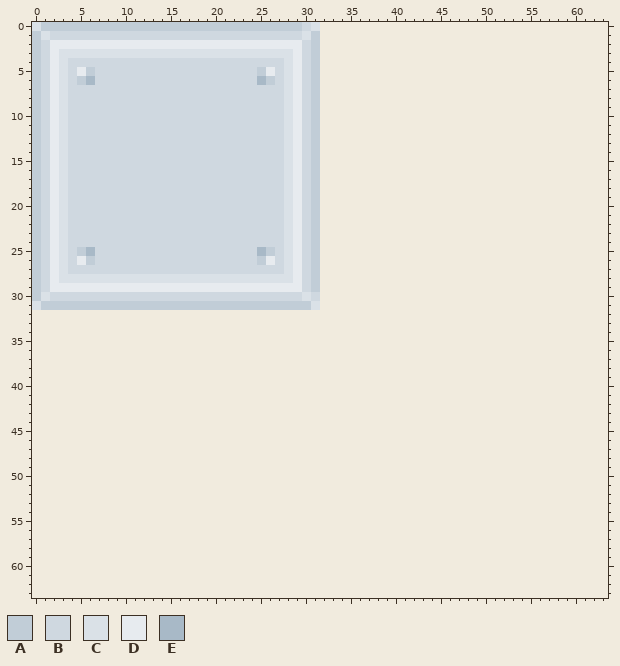
File history of a pixel-art sprite, assets/images/floor.png. Above, as it was before the edit.
The file is 32x32 pixels. Colours within 5 levels of each other are drawn and written as one. The old version is drawn lined up with the new one, on the new canvas.
Palette (. is transparent): A #c1cdd7  B #cfd8e0  C #dae1e7  D #e7ebef  E #a8b9c7
Pixels before (only the part around the change), first column x 0:
 0 CAAAAAAAAAAAAAAAAAAAAAAAAAAAAABC................................
 1 ACBBBBBBBBBBBBBBBBBBBBBBBBBBBBCA................................
 2 ABDDDDDDDDDDDDDDDDDDDDDDDDDDDDBA................................
 3 ABDCCCCCCCCCCCCCCCCCCCCCCCCCCDBA................................
 4 ABDCBBBBBBBBBBBBBBBBBBBBBBBBCDBA................................
 5 ABDCBDABBBBBBBBBBBBBBBBBBADBCDBA................................
 6 ABDCBAEBBBBBBBBBBBBBBBBBBEABCDBA................................
 7 ABDCBBBBBBBBBBBBBBBBBBBBBBBBCDBA................................
 8 ABDCBBBBBBBBBBBBBBBBBBBBBBBBCDBA................................
 9 ABDCBBBBBBBBBBBBBBBBBBBBBBBBCDBA................................
10 ABDCBBBBBBBBBBBBBBBBBBBBBBBBCDBA................................
11 ABDCBBBBBBBBBBBBBBBBBBBBBBBBCDBA................................
12 ABDCBBBBBBBBBBBBBBBBBBBBBBBBCDBA................................
13 ABDCBBBBBBBBBBBBBBBBBBBBBBBBCDBA................................
14 ABDCBBBBBBBBBBBBBBBBBBBBBBBBCDBA................................
15 ABDCBBBBBBBBBBBBBBBBBBBBBBBBCDBA................................
16 ABDCBBBBBBBBBBBBBBBBBBBBBBBBCDBA................................
17 ABDCBBBBBBBBBBBBBBBBBBBBBBBBCDBA................................
18 ABDCBBBBBBBBBBBBBBBBBBBBBBBBCDBA................................
19 ABDCBBBBBBBBBBBBBBBBBBBBBBBBCDBA................................
20 ABDCBBBBBBBBBBBBBBBBBBBBBBBBCDBA................................
21 ABDCBBBBBBBBBBBBBBBBBBBBBBBBCDBA................................
22 ABDCBBBBBBBBBBBBBBBBBBBBBBBBCDBA................................
23 ABDCBBBBBBBBBBBBBBBBBBBBBBBBCDBA................................
24 ABDCBBBBBBBBBBBBBBBBBBBBBBBBCDBA................................
25 ABDCBAEBBBBBBBBBBBBBBBBBBEABCDBA................................
26 ABDCBDABBBBBBBBBBBBBBBBBBADBCDBA................................
27 ABDCBBBBBBBBBBBBBBBBBBBBBBBBCDBA................................
28 ABDCCCCCCCCCCCCCCCCCCCCCCCCCCDBA................................
29 ABDDDDDDDDDDDDDDDDDDDDDDDDDDDDBA................................
30 ACBBBBBBBBBBBBBBBBBBBBBBBBBBBBCB................................
31 CAAAAAAAAAAAAAAAAAAAAAAAAAAAAAAC................................
32 ................................................................
33 ................................................................
34 ................................................................
35 ................................................................
36 ................................................................
37 ................................................................
38 ................................................................
39 ................................................................
40 ................................................................
41 ................................................................
42 ................................................................
43 ................................................................
44 ................................................................
45 ................................................................
46 ................................................................
47 ................................................................
48 ................................................................
49 ................................................................
50 ................................................................
51 ................................................................
52 ................................................................
53 ................................................................
54 ................................................................
55 ................................................................
56 ................................................................
57 ................................................................
58 ................................................................
59 ................................................................
60 ................................................................
61 ................................................................
62 ................................................................
63 ................................................................
The result:
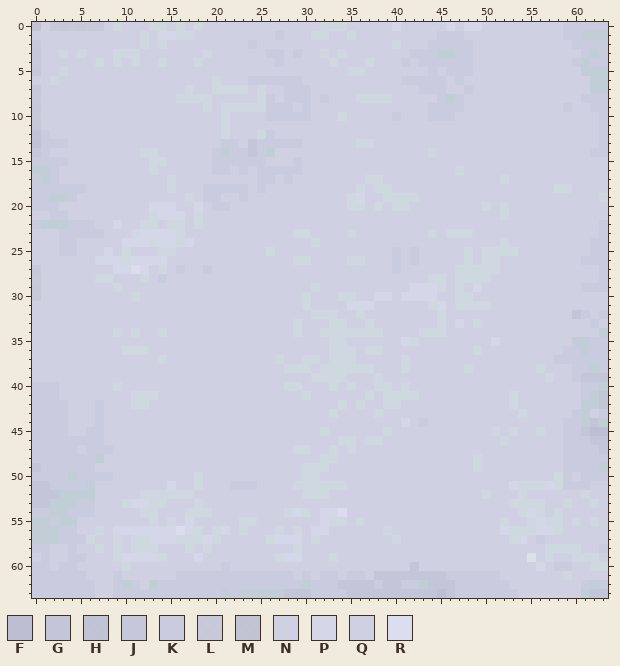
Colours new in this view: F #bcbed3  G #c3c6d9  H #c8caddf2  J #c9cadef9  K #c9cbde  L #ced0e1f3  M #cfd1e1e7  N #cfd1e2  P #d4d7e7  Q #d5d8e9f3  R #dbdced
Changes in this commit:
canvas 32x32 -> 64x64
Changed rows in their new state; - is an unchanged pixel.
first column x 0:
 0 MNLLLLLLNBNNNBBNBNBNNNNNNNNNNNNNBBBNNNNNPNNNNNPNPPNNNNNNNNNKKKKK
 1 NNNNNNNNNNNN-NPP--NNNNNNNNNKNNNBBNNBNNNNNNNNNKKKNNNNNNNNNNNKKAAA
 2 LNNNNNNNNNNNBNBNNNNNNNNNKNNNNNNNNNNNNNNNBNNNKKKKKNNNNNNNNNNNKKKK
 3 LNNBNBNNNBBBNNNNNNNBNNNNNNKKNKNNBNBNNNNNNNKKKAAKKNNNNNNNNNNNNKAK
 4 LNNNNNN-N-N-NN-NNN-NNNNNNNNKNNNNNBNNNBNNNKNKKKKKKNNNNNNNNNNNKAKK
 5 LNNBNNNNNNNNNNNNNNNNNNNNNNNNNNNNNNNBBNNNNNNNKNKKKNNNNNNNNNNNNAAA
 6 QNBNNNNNNNNNNNNNNNNN-NNNKKKKKKNNNNNNNNNNNKKKKKNKNNNNNNNNNNNNNNAA
 7 LNNNNNNNNNNNNNNNN-NN----N-NNKKKNNNNNNNNNNNNKKKNNKNNNNNNNNNNNNNAA
 8 LNNNNNNNNNNNNNNN----NNNNN-KNKKKNKNNNBBBBNNNNNKAKNNNNNNNNNNNNNKKK
 9 LNNNNNNNNNNNNNNNNNN-N-----KKKNKNNNNNNNNNNNNNKKKKNNNNNNNNNNNKNNKK
10 LNNNNNNNNNNNNNNNNNNNN-NNNNKKKKKNNNBNNNNNKNNNKKKNNNNNNNNNNNNNNNNK
11 LNNNNNNNNNNNNNNNNNNNN-NNNNNNNNNNNNNNNNNNNNNNNNNNNNNNNNNNNNNNNNNK
12 HKNNNNNNNNNNNNNNNNNNN-NNN-KNNNNNNNNNNNNNNNNNNNNNNNNNNNNNNNNNNNNK
13 HKKKNNNNNNNNNNNNNNNNNKKNGKKKKKNNNNNNBBNNNNNNNNNNNNNNNNNNNNNNNNNK
14 JKNNNNNNNNNN--NNNNNNKAKKGKANNNNNNNNNNNNNNNNNBNNNNNNNNNNNNNNNNNKK
15 KKKKNNNNNNNNN--NNNNNKKKKKKNNNKNNNNNNNNNNNNNNNNNNNNNNNNNNNNNNNNNN
16 -AKNNNNNNNNNN-NNNNNNKKNKNKKKKKNNNNNNNNNNNNNNNNNBNNNNNNNNNNNNNNNN
17 KAKNNNNNNNNNNNN-NNNNNNNNNKKNKNNNNNNNNBBNNNNNNNNNNNNNBNNNNNNNNNNN
18 KKKKKKNNNNNNNNN-NNNKKKKKNKNNNNNNNNNNBNBBNNNNNNNNNNNNNNNNNNBBNNNN
19 KKAAKNNNNNNNNNNNN-NKKNNKNNNNNNNNNNNBPNNBBBBNNNNNNNNNNNNNNNNNNNNB
20 KKKNNNNNNNNNNPPPNNPNKKNNNNNNNNNNNNNBBNBNBBNNNNNNNNBNBNNNNNNNNNNN
21 NNKKNNNNNNNNN-PPPN-NNNNNNNNNNNNNNNNNNNNNNNNNNNNNNNNNBNNNNNNNNNNN
22 KAAAKKKNNPNN--N--N-NNNNNNNNNNNNNNNNNNNNNNNNNNNNNNNNNNNNNNNNNNNNK
23 NNNKKKKKNNN-PPPP-NNNNNNNNNNNNB-NNNNBNNNNNNNNBNBBBNNNNNNNNNNNNNNK
24 NNNKKNNNNNPPP-PP-PNNNNNNNNNNNNNBNNNNNNNNNNNNNNNNNNNNBNNNNNNNNNKK
25 NNNKKNNNPN-NNN--NNNNNNNNNNBNNNNNNNNNNNNNKNKNNNNNBNBBBBNNNNNNNNKK
26 NNNNNNNPPP-PPPPNNNNNNNNNNNNNNB-NNNNBBNNNKNKNNNNNBNBBNNNNNNNNNKKK
27 LNNNNNNNNPPRPN-NKNNKNNNNNNNNNNNNNNNNNNNNKNNNNNNBBBBBNNNNNNNNNNNK
28 LNNNNNNBBNNNBNKNNNNNNNNNNNNNNNNNNNNNNNNNNNNNBBNBBBBNNNNNNNNNNNNK
29 LNNNNNNNNBNNNNNNNNNNNNNNNNNNNNNBNNNNNNNNNNPPPBNBNPNNNNNNNNNNNKKK
30 LNNNNNNNNNN-NNNNNNNNNNNNNNNNNNBNNNBBNNPPNPPPPNNBBNNNNNNNNNNNNNNN
31 NNNNNNNNNNNNNNNNNNNNNNNNNNNNNNBNNNNPPPNNNNNNBPNBBBBNNNNNNNNNNNNN
32 NNNNNNNNNNNNNNNNNNNNNNNNNNNNNNNBBBNNBNNNNNNNNBNNNNNNNNNNNNNNGKNK
33 NNNNNNNNNNNNNNNNNNNNNNNNNNNNNBNNNBBNNBNNNNNNNBNPNBNNNNNNNNNNNNKN
34 NNNNNNNNNBNBNNBNNNNNNNNNNNNNNBNNBBBBBBBNNNNBBBNNNNNNNNNNNNNNNNNA
35 NNNNNNNNNNNNNNNNNNNNNNNNNNNNNNNNNBBNNNNNNPBNNNNNNNNPNNNNNNNNAAKK
36 NNNNNNNNNNBBBNNNNNNNNNNNNNNNNNNNNBBBNBBNNNNNNNNNNBNNNNNNNNNKKAKK
37 NNNNNNNNNNNNNNBNNNNNNNNNNNNBNNBBNBBBNNNNNBNNNNNNNNNNNNNNNNKKKKKK
38 NNNNNNNNNNNNNNNNNNNNNNNNNNNNBBBNBBBBBBNNNBNNNNNNBNNNNNNNBNNNKKAK
39 NNNNNNNNNNNNNNNNNNNNNNNNNNNNNNNBBBBNNNBNNNNNNNNNNNNNNNNNNBNNKGGG
40 KKKNNNNNNBNNNNNNNNNNNNNNNNNNBBNNNBNBNNBBNBNNNNNNNNNNNNNNNNNNNKKA
41 KKKNNNNNNNNBBBNNNNNNNNNNNNNNNNBNNNNNNBNBBBBNNNNNNNNNNBNNNNNNNKAG
42 KKKKNNNKNNNBBNNNNNNNNNNNNNNNNNNNNNBNBNNBBNNNNNNNNNNNNBNNNNNNNAAG
43 KKKKNNNKNNNNNNNNNNNNNNNNNNNNNNNNNBNNNNBNNNNNNNNNNNNNNNBNNNNNKANK
44 KKKKNNNKNNNNNNNNNNNNNNNNNNNNNNNNNNNNNNNNNPNKNNNNNNNNNNNNNNNKKAGA
45 KKKKNNKKNNNNNNNNNNNNNNNNNNNNNNNNBNNNNNNBNNNNNNNNNNNBNBNNBNNKKGFF
46 KKKKKKKKNNNNNNNNNNNNNNNNNNNNNNNNNNBBNBBNNNNNNNNNNNNNBNNNNNNKKKGG
47 KKKKKNKKKNNNNNNNNNNNNNNNNNNNNBBNNBNBNNNNNNNNNNNNNNNNNNNNNNNKKKKG
48 KKKKKKKANNNNNNNNNNNNNNNNNNNNNNNNBBNNNNNNNNNNNNNNNBNNNNNNNNNKKKKK
49 GKKKKKKNNNNNNNNNNNNNNNNNNNNNNNBBBNNNNNNNNNNNNNNNNBNNNNNNNNNKKKKA
50 KKKKAKKKKNNNNNNNNNBNNNNNNNNNNNBBNNNNNNNNNNNNNNNNNNNNNNNNNNBKNKKK
51 GGKKKKANNNNNNNNPNNBNNNKKKNNNNBBBBBBNNNNNNNNNNNNNNNNNNPBBBPBKKKNN
52 GGGAAAANNNNNBBBBBBNNNNNNNNNNNNBBBNNNNNNNNNNNNNNNNNBNNNBNNNNNNBNN
53 GGAAAKKNNNBPPBBNNNBNNNNNNNNNNNNNNNNNNNNNNNNNNNNNNNNNNBBBBNNBNNBN
54 KKAAKKKNNNNNBBNNNBBBNNNNNNNNBPBNPPRNNNNNNNNNNNNNNNNNNNBPBNBNNNNN
55 AAKAANNNNNNNNBNBNPNNNNNBBNNNNNNNPBBNBNNNNNNNNNNNNNNNBNNBPBBNBNBN
56 AAAKKNNBNPPPPPPPRPBNBPNBNNNBNBNPPNNNNNNBNNNNNNNNNNNNPBBBPPBNNNNN
57 AAAKKKBNNBNBBPPPBBBPBNNNNNBPPPNBNNNNNNNNBNNNNNNNNNNNNBPNKNNNNNNN
58 KKNNKNNBNBNBBBNNNBNBNNNNNNNNNBNNNNNNNNNNNNNNNNNNNNNNNNNNNBBBBNNK
59 NKNNKKNNNBPPPPBNNNPNNNNNNNNBPPNNNBNNNNNNNNNNNNNNNNNNNNNCNBNNBBBN
60 KKNKKNNNNNBNNNNNNNNNNKNNNNNNNNNNNNNNNNNNNNGNNNNNNNNNNNNNPNKKNNBB
61 KKKKKKNNNKNNNNNNKKKKKKKKKKKKKNKNKKNKKNGGGGGGGGKKKKKKNNNNNNNBNNNN
62 KKKKKKKNNKAKNAKKKKKKKKKKKKKKKKAKKKGGGGKGGKKAGGGKKKKKKNNNNNNNNKAK
63 KKKKKKKNNKKKKKKKKKKKKAKAAAAAGGGKKKKGGGGGGGGGGFGKKKKKKKNNNNNNNAGG
